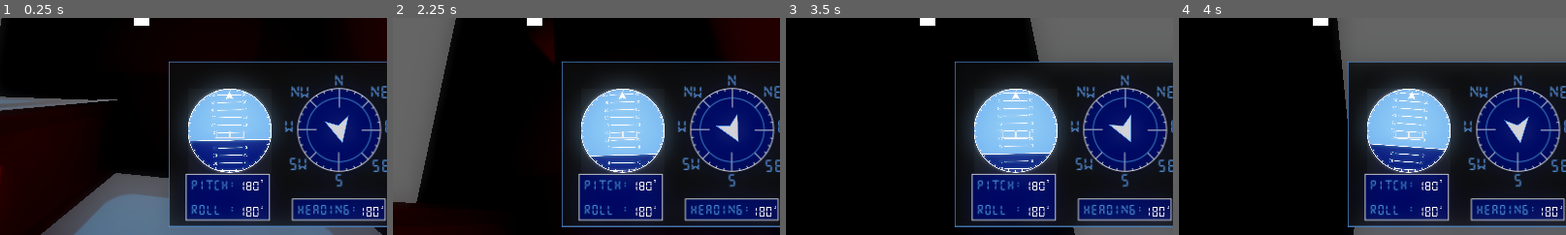
Above: before the commit, frames 1-4 (left to right).
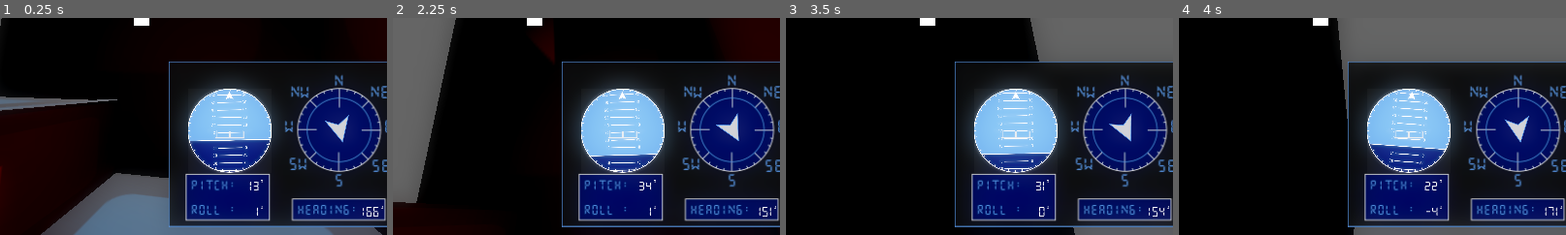
Above: after the commit, the same moments.

Repository: LitheFulminare/Abyssal-Cleaner
Game: Godot game, scene res://Prototyping/Test scene.tscn
The game is run twice, just before and just after one commit, with the same random seed, the same clock (stepped at 60 frames per second) and the same inputs. The engine's default icon, where the game draws it, is replaced by a stand-in: a white triangle on a blue panel in a dark square.
Inputs (mouse positions are % of the whole screen's width and height, from its top left):
- Up to frame 1 (0.25 s): no input
- Up to frame 2 (2.25 s): move the mouse to (72, 45) at 0.52 s; hold D (Right) 0.53-1.28 s; move the mouse to (30, 55) at 1.27 s; hold S (Backwards) 1.28-2.03 s; move the mouse to (60, 28) at 2.02 s; hold D (Right) from 2.03 s (still down)
- Up to frame 3 (3.5 s): move the mouse to (45, 70) at 2.77 s; release D (Right) at 2.78 s; hold W (Forward) from 2.78 s (still down)
- Up to frame 4 (4 s): move the mouse to (80, 65) at 3.52 s; release W (Forward) at 3.53 s; hold A (Left) from 3.53 s (still down)
The pictures show only the part of the screen within x 32-82%, y 50-100%; the shares and areas given below are measured in that part.

The runs differ from the first frame. In frame 1, 0.3% of the frame differs, in the area x 62-98%, y 44-92%; in frame 2, 0.4%, in the area x 62-98%, y 43-92%; in frame 3, 0.3%; in frame 4, 0.4%.

Commit message:
pitch and roll text

Diff:
--- a/abyssal-cleaner-3d/Assets/Screens/Orientation/orientation_screen.gd
+++ b/abyssal-cleaner-3d/Assets/Screens/Orientation/orientation_screen.gd
@@ -7,8 +7,11 @@
 @export var roll_label: Label3D
 @export var heading_label: Label3D
 
-func update_player_arrow(new_rotation: float) -> void:
-	playerArrow.rotation.z = new_rotation
+func update_player_arrow(yaw_rad: float) -> void:
+	playerArrow.rotation.z = yaw_rad
+	heading_label.text = str(int(rad_to_deg(-yaw_rad)))
 
 func update_artificial_horizon(pitch_rad: float, roll_rad: float) -> void:
 	artificial_horizon.update_horizon(pitch_rad, roll_rad)
+	pitch_label.text = str(int(rad_to_deg(pitch_rad)))
+	roll_label.text = str(int(rad_to_deg(roll_rad)))
--- a/abyssal-cleaner-3d/Assets/Screens/Orientation/orientation_screen.tscn
+++ b/abyssal-cleaner-3d/Assets/Screens/Orientation/orientation_screen.tscn
@@ -32,7 +32,7 @@
 heading_label = NodePath("Numbers/Heading")
 
 [node name="Player Arrow" type="Sprite3D" parent="." unique_id=828074123]
-transform = Transform3D(2, 0, 0, 0, 2, 0, 0, 0, 2, 0.031194925, 1.1432424, 0.024477601)
+transform = Transform3D(-8.742278e-08, -2, 0, 2, -8.742278e-08, 0, 0, 0, 2, 0.047888517, 1.2023814, 0.024477601)
 render_priority = 1
 texture = ExtResource("2_3khgn")
 
--- a/abyssal-cleaner-3d/Player/submarine_movement.gd
+++ b/abyssal-cleaner-3d/Player/submarine_movement.gd
@@ -17,8 +17,8 @@
 var forward_speed: float
 var strafe_speed: float
 
-var yaw := 0.0
-var pitch := 0.0
+var yaw_rad: float
+var pitch: float
 
 func _ready() -> void:
 	#center = DisplayServer.screen_get_size() # gets actual screen resolution
@@ -34,7 +34,8 @@
 
 func _physics_process(delta:float) -> void:
 	var forward: Vector3 = -global_basis.z
-	orientationScreen.update_player_arrow(atan2(forward.x, forward.z))
+	yaw_rad = atan2(forward.x, forward.z)
+	orientationScreen.update_player_arrow(yaw_rad)
 
 	#var up = global_basis.y
 	#var projected_up = (up - up.project(forward)).normalized()
